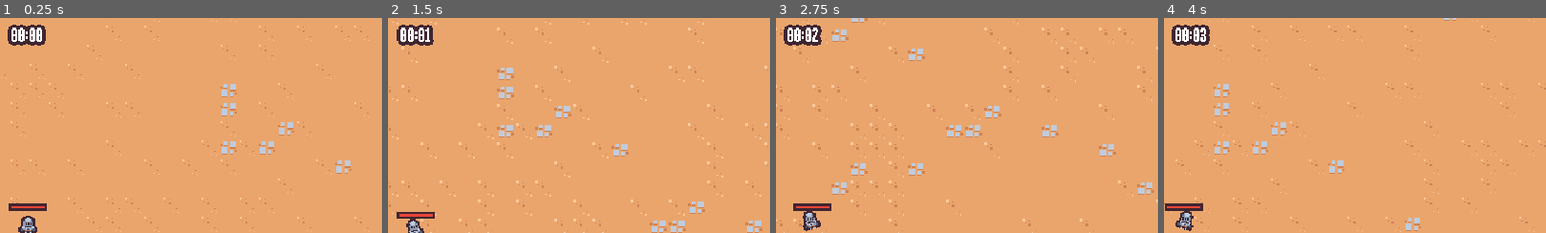
Above: before the commit, frames 1-4 (left to right).
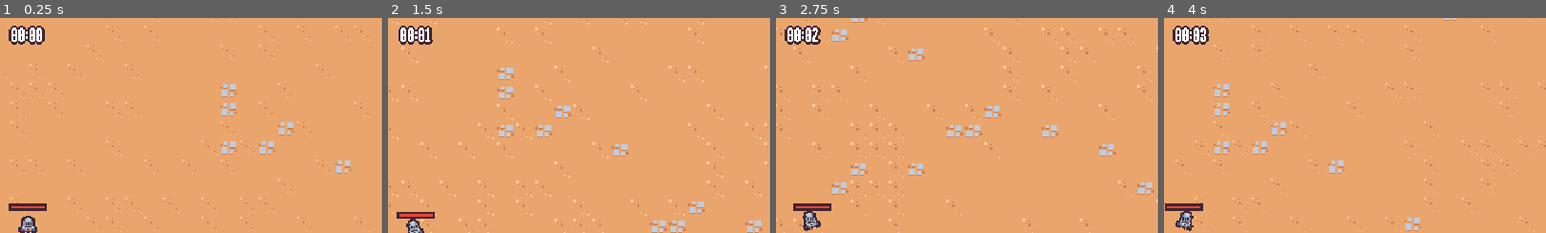
Above: after the commit, the same moments.

Repository: jrenato/dungeon_survival
Game: Godot game, scene res://src/world/levels/level.tscn
The game is run twice, just before and just after one commit, with the same random seed, the same clock (stepped at 60 frames per second) and the same inputs.
Inputs (mouse positions are % of the whole screen's width and height, from its top left):
- Up to frame 1 (0.25 s): no input
- Up to frame 2 (1.5 s): tap Enter at 0.5 s; move the mouse to (72, 45) at 0.52 s; press the mouse at (72, 45) at 0.53 s; hold D (move_right) 0.53-1.28 s; move the mouse to (30, 55) at 1.27 s; release the mouse at (30, 55) at 1.28 s; hold S (move_down) from 1.28 s (still down); click (30, 55) at 1.35 s
- Up to frame 3 (2.75 s): move the mouse to (60, 28) at 2.02 s; release S (move_down) at 2.03 s; press the mouse at (60, 28) at 2.03 s; hold D (move_right) from 2.03 s (still down)
- Up to frame 4 (4 s): move the mouse to (45, 70) at 2.77 s; release D (move_right) at 2.78 s; release the mouse at (45, 70) at 2.78 s; hold W (move_up) 2.78-3.53 s; click (45, 70) at 2.85 s; move the mouse to (80, 65) at 3.52 s; press the mouse at (80, 65) at 3.53 s; hold A (move_left) from 3.53 s (still down)
The pictures show only the part of the screen within x 46-96%, y 0-50%; the shares and areas given below are measured in that part.

The runs differ from the first frame. In frame 1, 0.2% of the frame differs, in the area x 2-12%, y 3-13%; in frame 2, 0.2%; in frame 3, 0.2%; in frame 4, 0.2%.

Commit message:
Added damage floating text

Diff:
--- a/src/gameplay/components/hurtbox_component.gd
+++ b/src/gameplay/components/hurtbox_component.gd
@@ -1,8 +1,9 @@
 extends Area2D
 class_name HurtboxComponent
 
+@export var health_component : HealthComponent
 
-@export var health_component : HealthComponent
+var floating_text_scene = preload("res://src/ui/floating_text.tscn")
 
 
 func _ready() -> void:
@@ -18,3 +19,9 @@
 
 	var hitbox_component = other_area as HitboxComponent
 	health_component.damage(hitbox_component.damage)
+
+	var floating_text : FloatingText = floating_text_scene.instantiate() as FloatingText
+	get_tree().get_first_node_in_group("foreground_layer").add_child(floating_text)
+
+	floating_text.global_position = global_position + (Vector2.UP * 16)
+	floating_text.start(str(hitbox_component.damage))
--- a/src/ui/arena_ui.tscn
+++ b/src/ui/arena_ui.tscn
@@ -19,6 +19,7 @@
 layout_mode = 2
 size_flags_horizontal = 4
 size_flags_vertical = 0
+theme_override_colors/font_shadow_color = Color(0.247059, 0.14902, 0.192157, 1)
 theme_override_colors/font_outline_color = Color(0.247059, 0.14902, 0.192157, 1)
-theme_override_constants/outline_size = 10
+theme_override_constants/outline_size = 6
 text = "Test"
--- /dev/null
+++ b/src/ui/floating_text.gd
@@ -0,0 +1,33 @@
+extends Node2D
+class_name FloatingText
+
+@onready var label: Label = $Label
+
+
+func _ready() -> void:
+	pass
+
+
+func start(text : String) -> void:
+	label.text = text
+
+	var tween = create_tween()
+	tween.set_parallel()
+
+	tween.tween_property(self, "global_position", global_position + (Vector2.UP * 16), 0.3)\
+		.set_ease(Tween.EASE_OUT).set_trans(Tween.TRANS_CUBIC)
+	tween.chain()
+
+	tween.tween_property(self, "global_position", global_position + (Vector2.UP * 48), 0.5)\
+		.set_ease(Tween.EASE_IN).set_trans(Tween.TRANS_CUBIC)
+	tween.tween_property(self, "scale", Vector2.ONE, 0.5)\
+		.set_ease(Tween.EASE_IN).set_trans(Tween.TRANS_CUBIC)
+	tween.chain()
+
+	tween.tween_callback(queue_free)
+
+	var scale_tween = create_tween()
+	scale_tween.tween_property(self, "scale", Vector2.ONE * 1.5, 0.15)\
+		.set_ease(Tween.EASE_OUT).set_trans(Tween.TRANS_CUBIC)
+	scale_tween.tween_property(self, "scale", Vector2.ONE, 0.15)\
+		.set_ease(Tween.EASE_IN).set_trans(Tween.TRANS_CUBIC)
--- /dev/null
+++ b/src/ui/floating_text.tscn
@@ -0,0 +1,26 @@
+[gd_scene load_steps=2 format=3 uid="uid://t0uro502r6b3"]
+
+[ext_resource type="Script" path="res://src/ui/floating_text.gd" id="1_y5hby"]
+
+[node name="FloatingText" type="Node2D"]
+script = ExtResource("1_y5hby")
+
+[node name="Label" type="Label" parent="."]
+custom_minimum_size = Vector2(100, 32)
+anchors_preset = 8
+anchor_left = 0.5
+anchor_top = 0.5
+anchor_right = 0.5
+anchor_bottom = 0.5
+offset_left = -50.0
+offset_top = -16.0
+offset_right = 50.0
+offset_bottom = 16.0
+grow_horizontal = 2
+grow_vertical = 2
+theme_override_colors/font_shadow_color = Color(0.247059, 0.14902, 0.192157, 1)
+theme_override_colors/font_outline_color = Color(0.247059, 0.14902, 0.192157, 1)
+theme_override_constants/outline_size = 6
+text = "999"
+horizontal_alignment = 1
+vertical_alignment = 1
